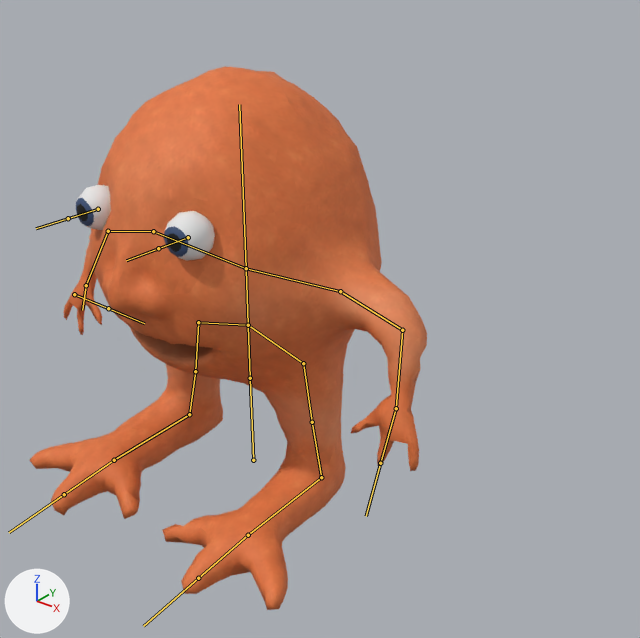
The FBX model unity_project_meu_laranjo/Assets/Modelos/Laranjo/laranjo.fbx, before and after one commit.
Camera for both pictures: a camera (50 mm lens) standing at (2.72, -2.84, 2.73) and looking at (0.06, 0.48, 0.67). The axes (+X, +Y, +Z) are drawn at lower left. The lights are the same throughout. The bones that bend it are drawn over the model as lines.

In view in the first picture: 'laranjo'.
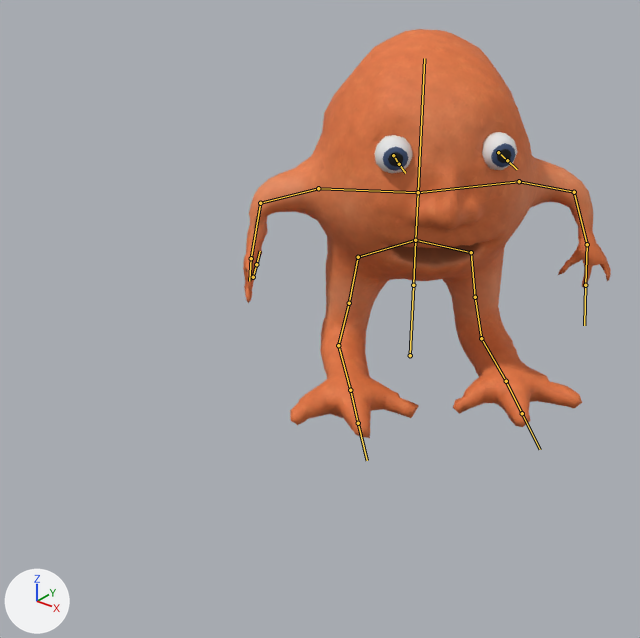
The newer file adds an action. The first version stands in its rest pose; the second is drawn at frame 4 of the action 'esqueleto|laranjo_carro_sair_esquerda_ROOT'.

Edits to the scene script, one JSON object a line:
```json
{"block": "bone_pose_mundo", "where": "bone_pose_mundo = bpy.data.objects['esqueleto'].pose.bones['pose_mundo']"}
{"op": "set", "path": "bone_pose_mundo.location", "old": "(0.0, 0.0, 0.0)", "new": "(0.0, 0.0, -1.5)"}
{"op": "set", "path": "bone_pose_mundo.rotation_quaternion", "old": "(1.0, 0.0, 0.0, 0.0)", "new": "(0.924, 0.0, 0.383, 0.0)", "note": "degrees (0, 0, 0) -> degrees (0, 45, 0)"}
{"block": "bone_punho_direito", "where": "bone_punho_direito = bpy.data.objects['esqueleto'].pose.bones['punho_direito']  # child of 'braco_direito'"}
{"op": "set", "path": "bone_punho_direito.rotation_quaternion", "old": "(1.0, 0.0, 0.0, 0.0)", "new": "(0.707, 0.0, 0.707, 0.0)", "note": "degrees (0, 0, 0) -> degrees (0, 90, 0)"}
```

Where the change shows, as pixel boxes (x1, y1, x2, y2) in the pictures (640 x 638 px):
```json
{"object": "laranjo", "change": "posed", "before": [30, 66, 427, 610], "after": [243, 29, 611, 438], "on screen": "7% narrower, 25% shorter"}
{"bone": "pose_mundo", "before": "(253, 460) to (250, 378)", "after": "(410, 355) to (413, 285)"}
{"bone": "punho_direito", "before": "(108, 231) to (86, 285)", "after": "(260, 203) to (251, 258)"}
```
